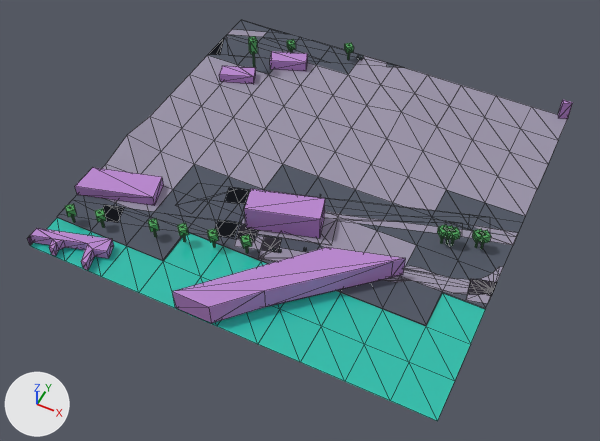
The glTF model public/maps/melbourne/chunks/2_-15.glb: old version first, new version second.
Both versions are drawn from a 50 mm camera at (367.8, 1586.2, 177.5) aimed at (294.7, 1732.4, -5.2). Arrows for +X, +Y and +Z are at lower left; the lights stay in place. The older version comes first. Mesh edges are drawn as thin lines. Where no turn or scale is listed for an object, it has been applied to the vertices. Vertices at exactly the same position are counted once.

Script lines for the objects in view, before the commit:
```python
me_mesh_0 = bpy.data.meshes.new('Mesh_0')
me_mesh_0.from_pydata(...)  # 596 vertices, 820 faces; spans x -60.0..60.0, y -60.0..60.0, z -6.8..6.8
# faces by material slot: [92, 162, 36, 134, 336, 60]
me_mesh_0.materials.append(mat_asphalt)  # greyish blue #4f5563
me_mesh_0.materials.append(mat_pavement)  # grey #9a93a8
me_mesh_0.materials.append(mat_water)  # cyan #2ec2af
me_mesh_0.materials.append(mat_commercial)  # purple #b985cf
me_mesh_0.materials.append(mat_vegetation)  # green #50a65d
me_mesh_0.materials.append(mat_prop)  # greyish blue #697681
ob_compiled_chunk = bpy.data.objects.new('compiled-chunk', me_mesh_0)
ob_compiled_chunk.location = (294.0, 1746.0, 6.8)
```
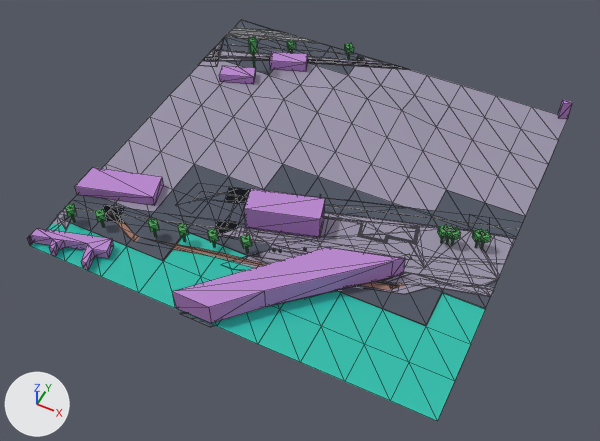
Where the newer file only moved an object's origin or applied its transform, the numbers keep the older frame.

The change in detail:
Material 'concrete' (mat_concrete) is new.
Its base color is (0.42, 0.43, 0.45) (grey #adafb3).
Its roughness is 0.94.
Material 'cycleway' (mat_cycleway) is new.
Its base color is (0.34, 0.18, 0.14) (brown #9e7669).
Its roughness is 0.9.
Material 'rail' (mat_rail) is new.
Its base color is (0.34, 0.36, 0.39) (grey #9ea2a8).
Its metallic is 0.82.
Its roughness is 0.28.
Material 'marking' (mat_marking) is new.
Its base color is (0.94, 0.92, 0.78) (white #f8f6e5).
Its roughness is 0.72.
me_mesh_0 is used by ob_compiled_chunk; location (294.0, 1746.0, 6.8).
me_mesh_0 had 596 vertices, 820 faces and spanned x -60.0..60.0, y -60.0..60.0, z -6.8..6.8.
me_mesh_0 now has 947 vertices, 1244 faces and spans x -60.0..60.0, y -60.0..60.0, z -8.4..6.7.
me_mesh_0 part 1: the loose piece of 14 vertices spanning x -60.0..3.8, y 36.8..60.0, z -6.3..-6.0 is moved by (0.0, 0.0, -0.1).
me_mesh_0 part 2: the loose piece of 8 vertices spanning x -38.8..-25.5, y 38.9..48.1, z -6.2..-2.6 is moved by (0.0, 0.0, -0.1).
me_mesh_0 part 3: the loose piece of 10 vertices spanning x -50.4..-38.1, y 25.5..34.3, z -6.2..-3.2 is moved by (0.0, 0.0, -0.1).
me_mesh_0 part 4: the loose piece of 8 vertices spanning x -35.5..-32.1, y 46.8..50.2, z -2.6..-0.2 is moved by (0.0, 0.0, -0.1).
me_mesh_0 part 5: the loose piece of 8 vertices spanning x -43.1..-39.8, y 34.2..37.6, z 1.6..6.8 is moved by (0.0, 0.0, -0.1).
me_mesh_0 part 6: the loose piece of 8 vertices spanning x -17.1..-13.7, y 53.9..57.3, z -2.5..-0.1 is moved by (0.0, 0.0, -0.2).
me_mesh_0 part 7: the loose piece of 33 vertices spanning x -3.3..60.0, y -35.8..-8.5, z -6.3 is rebuilt with 116 vertices and now spans x -14.6..60.0, y -41.7..2.5, z -7.3..-6.1.
me_mesh_0 part 8: the loose piece of 16 vertices spanning x -11.8..46.1, y -35.0..1.5, z -6.3 is rebuilt with 14 vertices and now spans x -28.7..49.0, y -26.5..3.5, z -6.3..-6.2, in mat_marking (white #f8f6e5).
me_mesh_0 part 9: 35 vertices moved from x -60.0..24.0, y 0.0..60.0, z -6.3..-4.0 to x -60.0..24.0, y 0.0..60.0, z -6.3..-3.1; 120 vertices added at x -60.0..5.7, y 29.7..60.0, z -6.4..-6.2.
me_mesh_0 part 10: 16 vertices removed from x 40.0..60.0, y -23.8..5.0, z -6.3..-6.2; 166 vertices added at x -60.0..60.0, y -60.0..6.4, z -8.4..-6.1.
me_mesh_0 part 11: 1 vertex moved from x -60.0, y -12.0, z -4.1 to x -60.0, y -12.0, z -6.1.
Other edits to the shape of me_mesh_0 do not show in these pictures.
me_mesh_0 gains material mat_marking (white #f8f6e5).
me_mesh_0 gains material mat_rail (grey #9ea2a8).
me_mesh_0 gains material mat_concrete (grey #adafb3).
me_mesh_0 gains material mat_cycleway (brown #9e7669).

Location of each change, [x1, y1, x2, y2] in pixels of the pictures (600 x 441 px; the box of a moved part takes in the faces that stretch with it):
part 1 of me_mesh_0, moved or reshaped
    before: [209, 34, 404, 68]
    after: [214, 35, 382, 62]
part 2 of me_mesh_0, moved or reshaped
    before: [270, 51, 308, 71]
    after: [270, 52, 308, 71]
part 3 of me_mesh_0, moved or reshaped
    both: [219, 66, 256, 84]
part 4 of me_mesh_0, moved or reshaped
    before: [287, 39, 296, 50]
    after: [287, 40, 296, 51]
part 5 of me_mesh_0, moved or reshaped
    before: [248, 36, 258, 54]
    after: [248, 36, 258, 55]
part 6 of me_mesh_0, moved or reshaped
    before: [344, 43, 354, 53]
    after: [344, 43, 354, 54]
part 7 of me_mesh_0, rebuilt (21% wider, 43% taller)
    before: [258, 236, 503, 295]
    after: [220, 212, 516, 297]
part 8 of me_mesh_0, rebuilt
    before: [234, 211, 462, 252]
    after: [190, 191, 479, 224]
part 9 of me_mesh_0, built on
    before: [150, 22, 484, 176]
    after: [150, 20, 484, 176]
part 10 of me_mesh_0, built on
    before: [461, 225, 518, 304]
    after: [52, 188, 520, 327]
part 11 of me_mesh_0, moved or reshaped
    both: [106, 116, 161, 174]
